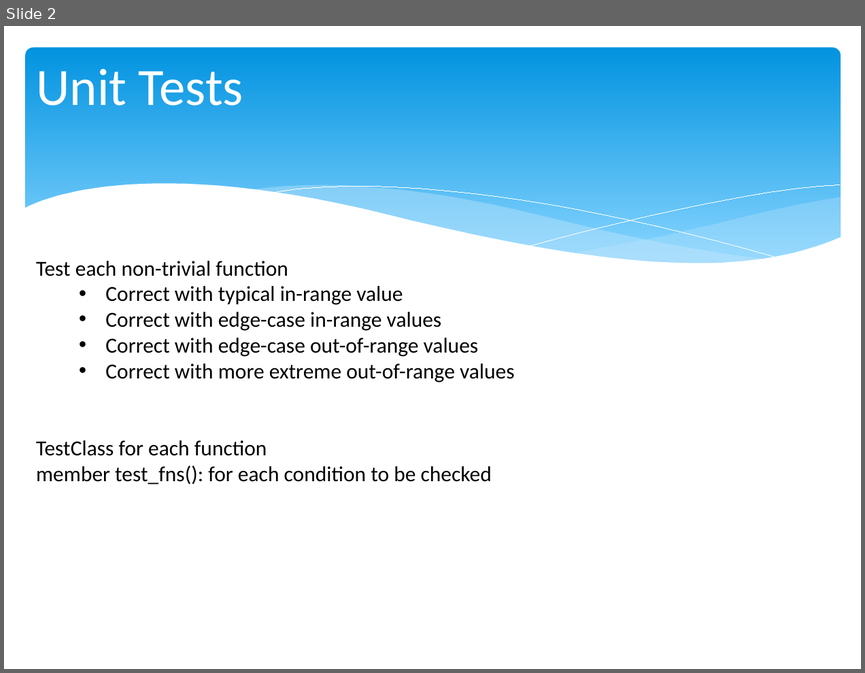
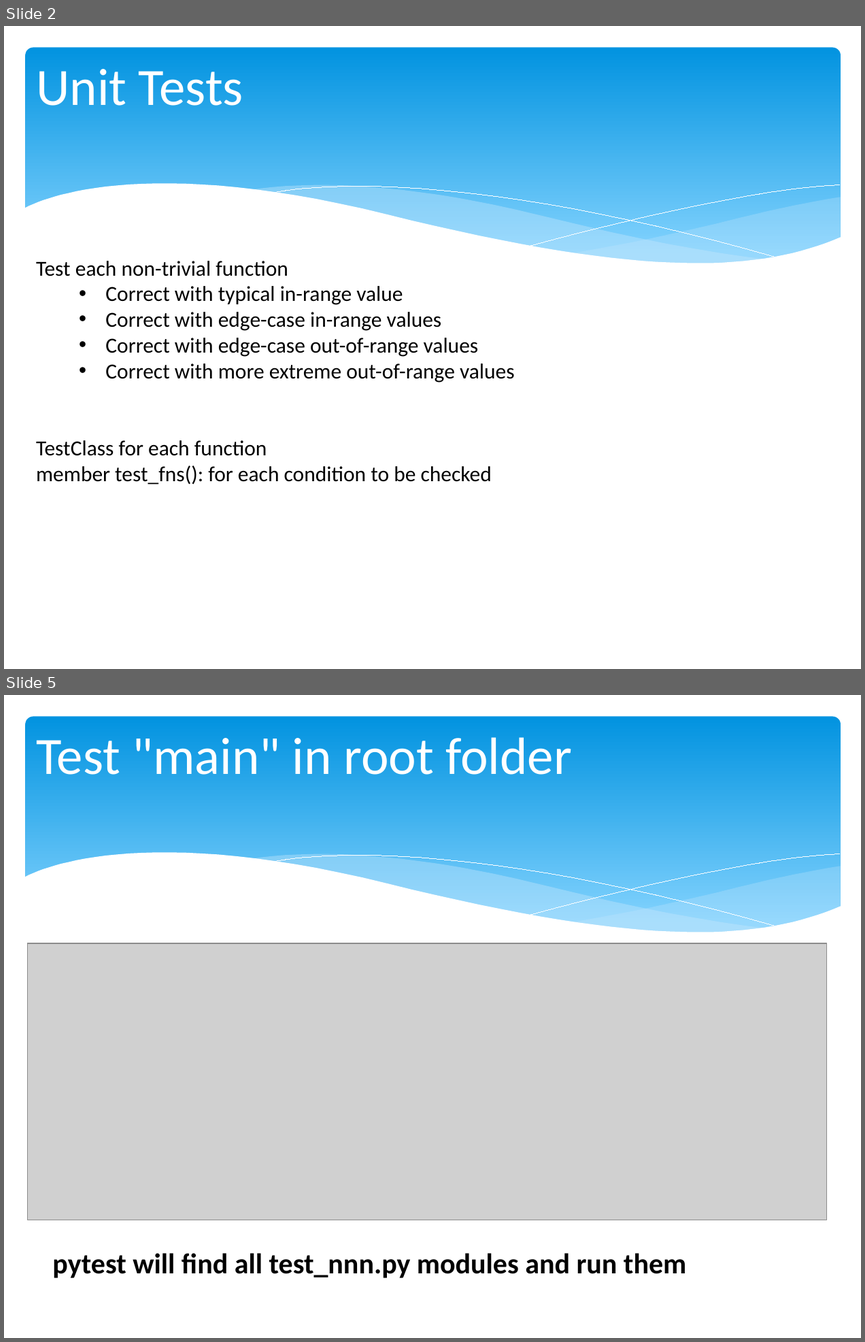
Before and after one commit to chris-turps/QA_Python3, a slide deck: DG_09 Testable UI.pptx. Shown one above the other, each under a label of ours: slide 2 before the commit, slides 2 and 5 after it; the slides between them are not shown. The pictures are 865x673 and 865x1342 pixels, drawn with LibreOffice and Linux fonts; fonts in the diff are those of the drawing; grey boxes stand for pictures. Boxes give left, top, right and bottom in pixels: in the first picture for what was removed or moved away, otherwise in the second. Text is boxed around its words. In the diff, an @@ line names an element or a change of style, - is before the commit and + after.

```diff
--- a/DG_09 Testable UI.pptx
+++ b/DG_09 Testable UI.pptx
@@ slide 5 added at <box>4,695,861,1338</box>, background #FFFFFF; not listed: 6 template elements that a slide beside it also shows @@
@@ title added at <box>36,737,572,775</box>, 44 pt, text #FFFFFF @@
+Test "main" in root folder
@@ picture added at <box>28,943,827,1220</box> @@
@@ text added at <box>52,1253,686,1278</box>, 24 pt, text #000000, bold @@
+pytest will find all test_nnn.py modules and run them
```
Also in this commit, not shown: 1 slide changed, 3 other slides added, 1 slide removed, 7 other files.
